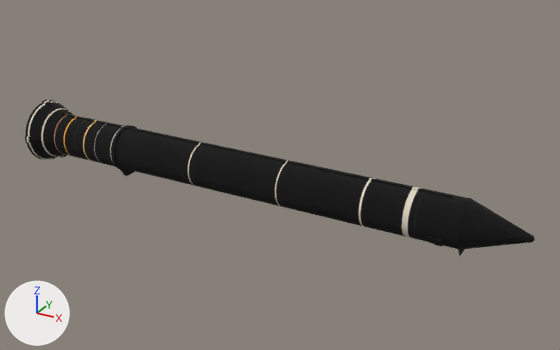
The glTF model site/models/rocket-body.glb, before and after one commit.
One viewpoint serves both versions: a 50 mm camera at (1179.0, -1940.0, 995.0) aimed at (85.0, 48.0, 1.0). The axes (+X, +Y, +Z) are drawn at lower left. The lights are the same throughout. The older version comes first. Where no turn or scale is listed for an object, it has been applied to the vertices.

Before the edit, the objects in view are built like this:
```python
mat_srb_all = bpy.data.materials.new('srb all')
mat_srb_all.use_nodes = True; mat_srb_all.node_tree.nodes.clear()
_N = mat_srb_all.node_tree.nodes; _L = mat_srb_all.node_tree.links
n0 = _N.new('ShaderNodeBsdfPrincipled'); n0.name = 'Principled BSDF'
n0.inputs[2].default_value = 1.0  # 'Roughness'
n1 = _N.new('ShaderNodeOutputMaterial'); n1.name = 'Material Output'
n2 = _N.new('ShaderNodeMix'); n2.name = 'Mix'
n2.data_type = 'RGBA'
n2.blend_type = 'MULTIPLY'
n2.inputs[0].default_value = 1.0  # 'Factor'
n2.inputs[7].default_value = (0.996, 0.945, 0.886, 1.0)  # 'B', white #fff9f2
n3 = _N.new('ShaderNodeTexImage'); n3.name = 'Image Texture'
n3.image = img_srb_all
_L.new(n0.outputs[0], n1.inputs[0])  # 'BSDF' to 'Surface'
_L.new(n2.outputs[2], n0.inputs[0])  # 'Result' to 'Base Color'
_L.new(n3.outputs[0], n2.inputs[6])  # 'Color' to 'A'
me_0 = bpy.data.meshes.new('0')
me_0.from_pydata(...)  # 1981 vertices, 3943 faces; spans x -891.0..891.0, y -115.0..115.0, z -115.0..115.0
me_0.materials.append(mat_srb_all)
ob_srb_layer1 = bpy.data.objects.new('srb.layer1', me_0)
ob_srb_layer1.location = (0.0, 0.0, 0.0)
```
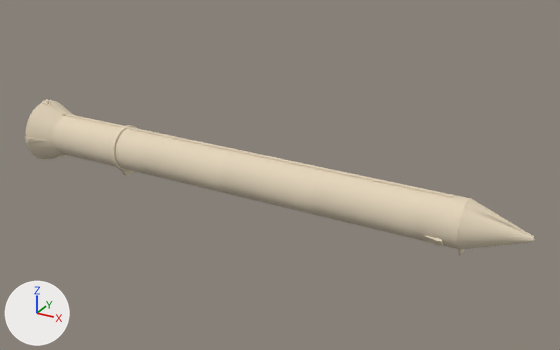
Pixel boxes [x1, y1, x2, y2] of what changed, in the pictures (560 x 350 px):
'srb.layer1', surface changed (black to beige)
    both: [25, 100, 535, 256]

The change, as a list of edits to the scene's bpy script:
```text
Change mat_srb_all:
    where n0 = _N.new('ShaderNodeBsdfPrincipled'); n0.name = 'Principled BSDF'
    add n0.inputs[0].default_value = (0.784, 0.672, 0.503, 1.0)  # 'Base Color', beige #e5d6bc
    remove n2 = _N.new('ShaderNodeMix'); n2.name = 'Mix'
    remove n2.data_type = 'RGBA'
    remove n2.blend_type = 'MULTIPLY'
    remove n2.inputs[0].default_value = 1.0  # 'Factor'
    remove n2.inputs[7].default_value = (0.996, 0.945, 0.886, 1.0)  # 'B', white #fff9f2
    remove n3 = _N.new('ShaderNodeTexImage'); n3.name = 'Image Texture'
    remove n3.image = img_srb_all
    remove _L.new(n2.outputs[2], n0.inputs[0])  # 'Result' to 'Base Color'
    remove _L.new(n3.outputs[0], n2.inputs[6])  # 'Color' to 'A'
```
